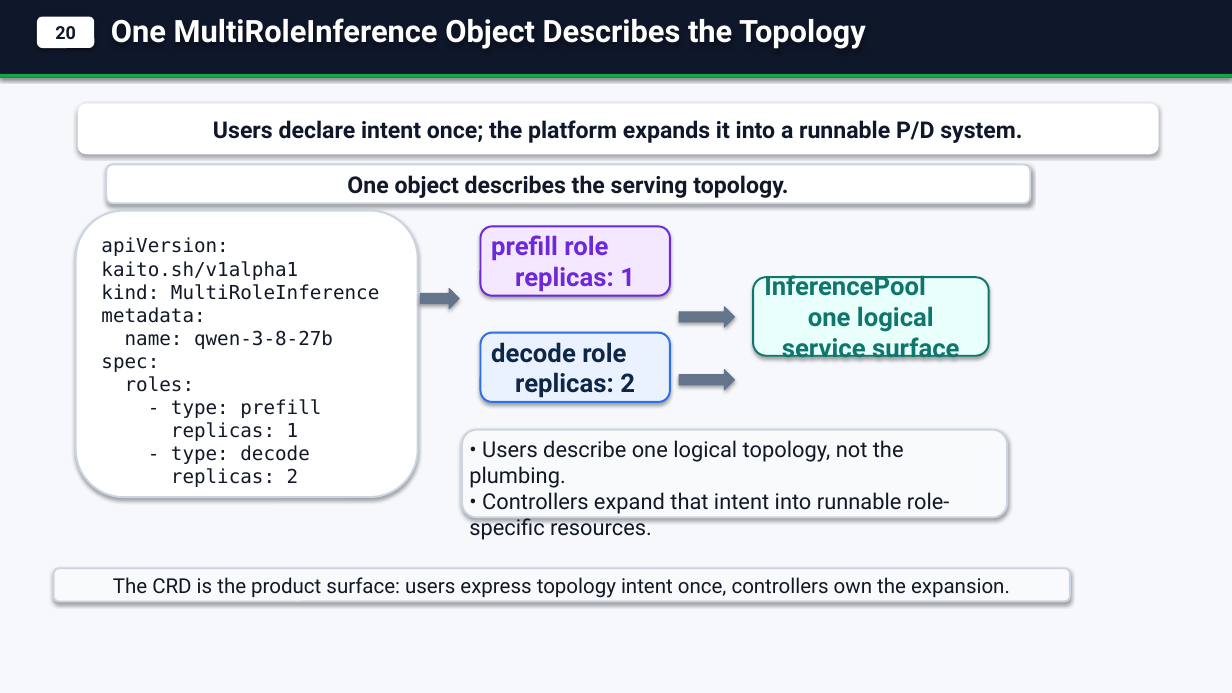
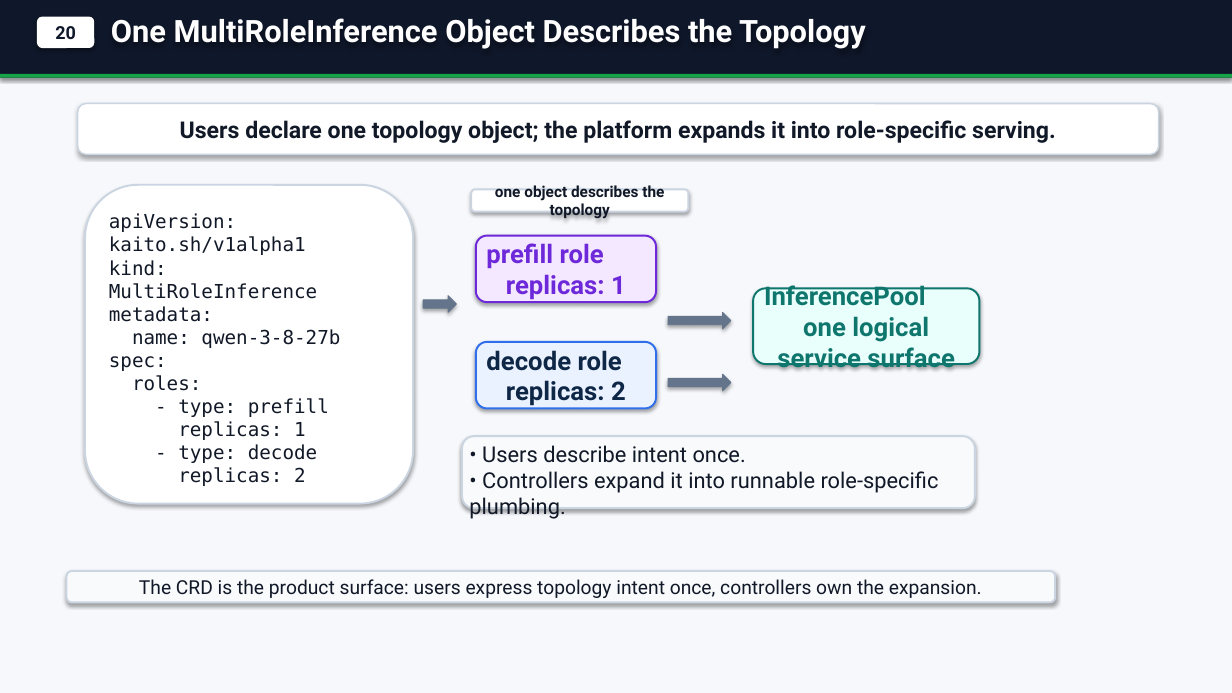
Before and after one commit to andyzhangx/demo, a slide deck: slide 5 of llm/kaito-llm-d-pd-slides.pptx. Drawn at 1232x693 pixels with LibreOffice and Linux fonts; fonts in the diff are those of the drawing. Boxes give left, top, right and bottom in pixels: in the first picture for what was removed or moved away, otherwise in the second. Text is boxed around its words. In the diff, an @@ line names an element or a change of style, - is before the commit and + after.

```diff
--- a/llm/kaito-llm-d-pd-slides.pptx
+++ b/llm/kaito-llm-d-pd-slides.pptx
@@ rounded rectangle "Users declare one topology object; ..." at box(78, 104, 1159, 154): outline none to #CBD5E1 1.2 pt @@
@@ text in rounded rectangle at box(180, 120, 1056, 143): text changed; text colour #0F172A to #111827 @@
-Users declare intent once; the platform expands it into a runnable P/D system.
+Users declare one topology object; the platform expands it into role-specific serving.
@@ rounded rectangle: place and size @@
-rounded rectangle at box(76, 211, 418, 497)
+rounded rectangle at box(85, 185, 413, 504)
@@ text "apiVersion: kaito.sh/v1alpha1" rewrapped from box(101, 237, 379, 487) to box(109, 213, 340, 486) @@
@@ rounded rectangle "one object describes the topology": place and size @@
-rounded rectangle "one object describes the topology" at box(106, 165, 1031, 203)
+rounded rectangle "one object describes the topology" at box(471, 189, 689, 212)
@@ text in rounded rectangle at box(495, 185, 664, 220): text changed; size 18 to 12 pt @@
-One object describes the serving topology.
+one object describes the topology
@@ rounded rectangle "prefill role replicas: 1": place and size @@
-rounded rectangle "prefill role replicas: 1" at box(481, 226, 670, 296)
+rounded rectangle "prefill role replicas: 1" at box(476, 236, 656, 302)
@@ right arrow: place and size @@
-right arrow at box(421, 288, 459, 309)
+right arrow at box(423, 296, 457, 312)
@@ rounded rectangle "InferencePool one logical service surface": place and size @@
-rounded rectangle "InferencePool one logical service surface" at box(753, 277, 989, 356)
+rounded rectangle "InferencePool one logical service surface" at box(753, 288, 980, 364)
@@ right arrow: place and size @@
-right arrow at box(679, 307, 735, 327)
+right arrow at box(668, 312, 731, 329)
@@ rounded rectangle "decode role replicas: 2": place and size @@
-rounded rectangle "decode role replicas: 2" at box(481, 333, 670, 402)
+rounded rectangle "decode role replicas: 2" at box(476, 342, 656, 409)
@@ right arrow: place and size @@
-right arrow at box(679, 370, 735, 390)
+right arrow at box(668, 374, 731, 391)
@@ rounded rectangle: place and size @@
-rounded rectangle at box(462, 430, 1007, 518)
+rounded rectangle at box(462, 436, 975, 508)
@@ text at box(469, 445, 939, 519): text changed @@
-• Users describe one logical topology, not the plumbing.
-• Controllers expand that intent into runnable role-specific resources.
+• Users describe intent once.
+• Controllers expand it into runnable role-specific plumbing.
@@ rounded rectangle "The CRD is the product ...": place and size @@
-rounded rectangle "The CRD is the product ..." at box(54, 568, 1070, 602)
+rounded rectangle "The CRD is the product ..." at box(67, 571, 1055, 603)
@@ rounded rectangle "The CRD is the product ..." at box(67, 571, 1055, 603): size 16 to 15 pt @@
```
Also in this commit, not shown: 7 other slides changed.
